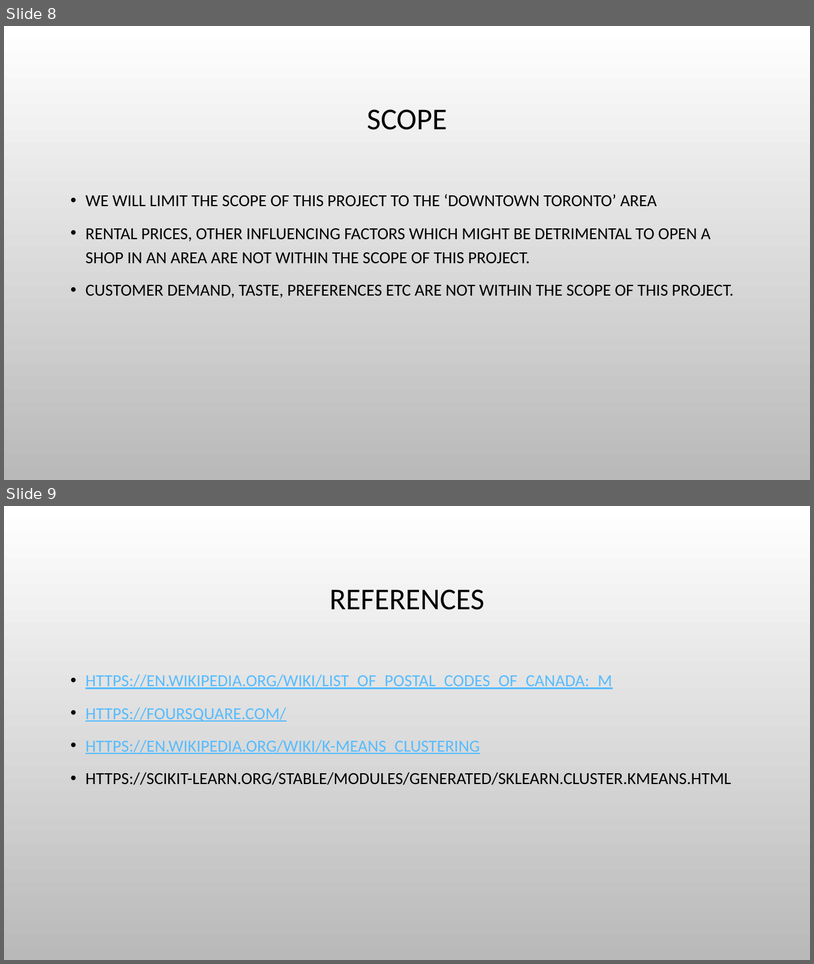
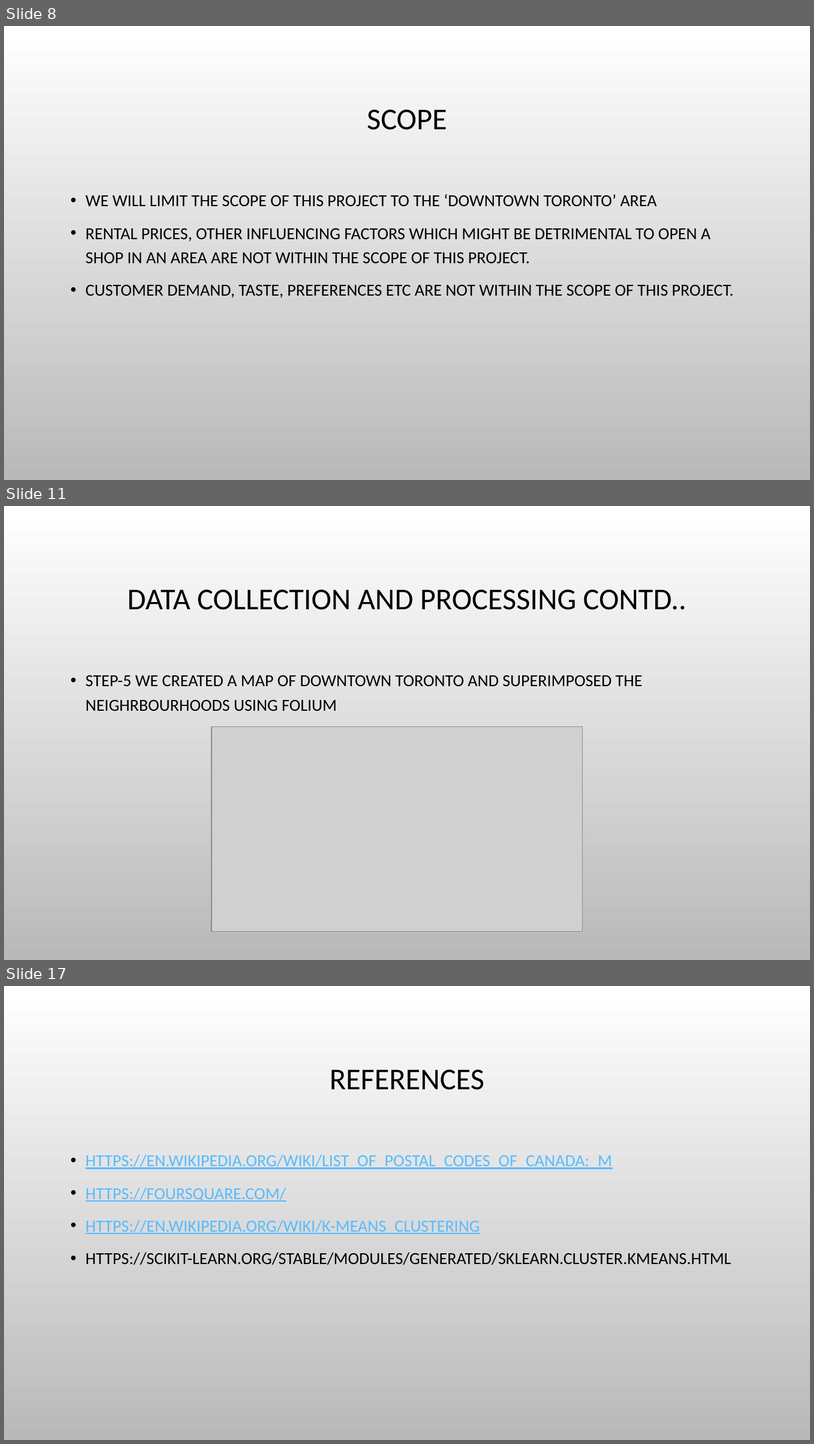
Before and after one commit to liyanshu09/Capstone-Project, a slide deck: IBM DataSCIENCE CAPTSTONE Project.pptx. Shown one above the other, each under a label of ours: slides 8 and 9 before the commit, slides 8, 11 and 17 after it; the slides between them are not shown. The pictures are 814x964 and 814x1444 pixels, drawn with LibreOffice and Linux fonts; fonts in the diff are those of the drawing; grey boxes stand for pictures; background and template pictures are left out. Boxes give left, top, right and bottom in pixels: in the first picture for what was removed or moved away, otherwise in the second. Text is boxed around its words. In the diff, an @@ line names an element or a change of style, - is before the commit and + after.

```diff
--- a/IBM DataSCIENCE CAPTSTONE Project.pptx
+++ b/IBM DataSCIENCE CAPTSTONE Project.pptx
@@ slide 11 added at [4,506,810,960], background picture (left out) @@
@@ title added at [128,589,687,610], 36 pt, text #000000 @@
+DATA COLLECTION AND PROCESSING CONTD..
@@ text added at [86,675,643,711], 20 pt, text #000000 @@
+• STEP-5 WE CREATED A MAP OF DOWNTOWN TORONTO AND SUPERIMPOSED THE NEIGHRBOURHOODS USING FOLIUM
@@ picture added at [212,727,582,931] @@
@@ what was slide 9 is now slide 17 @@
```
Also in this commit, not shown: 7 other slides added.
